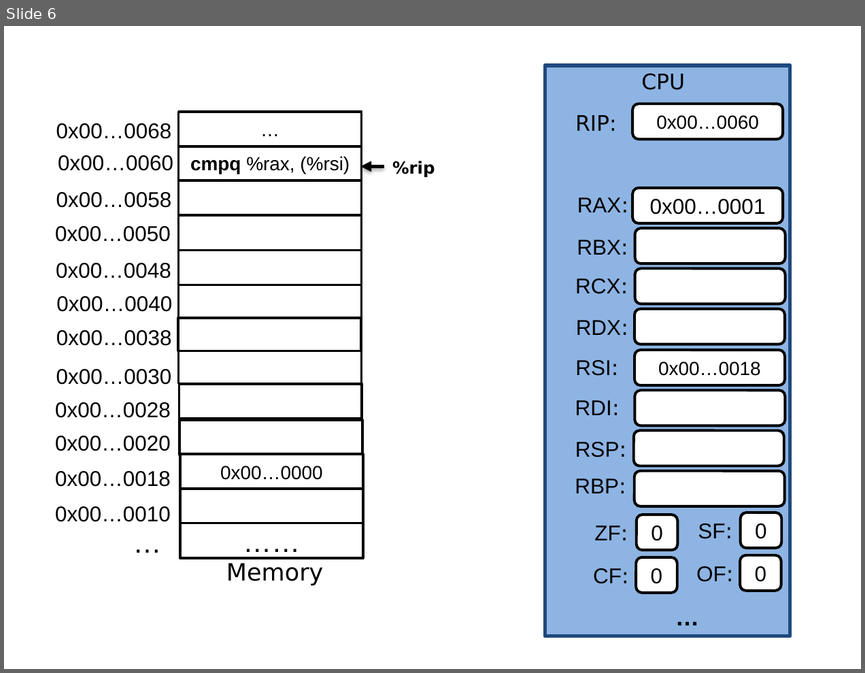
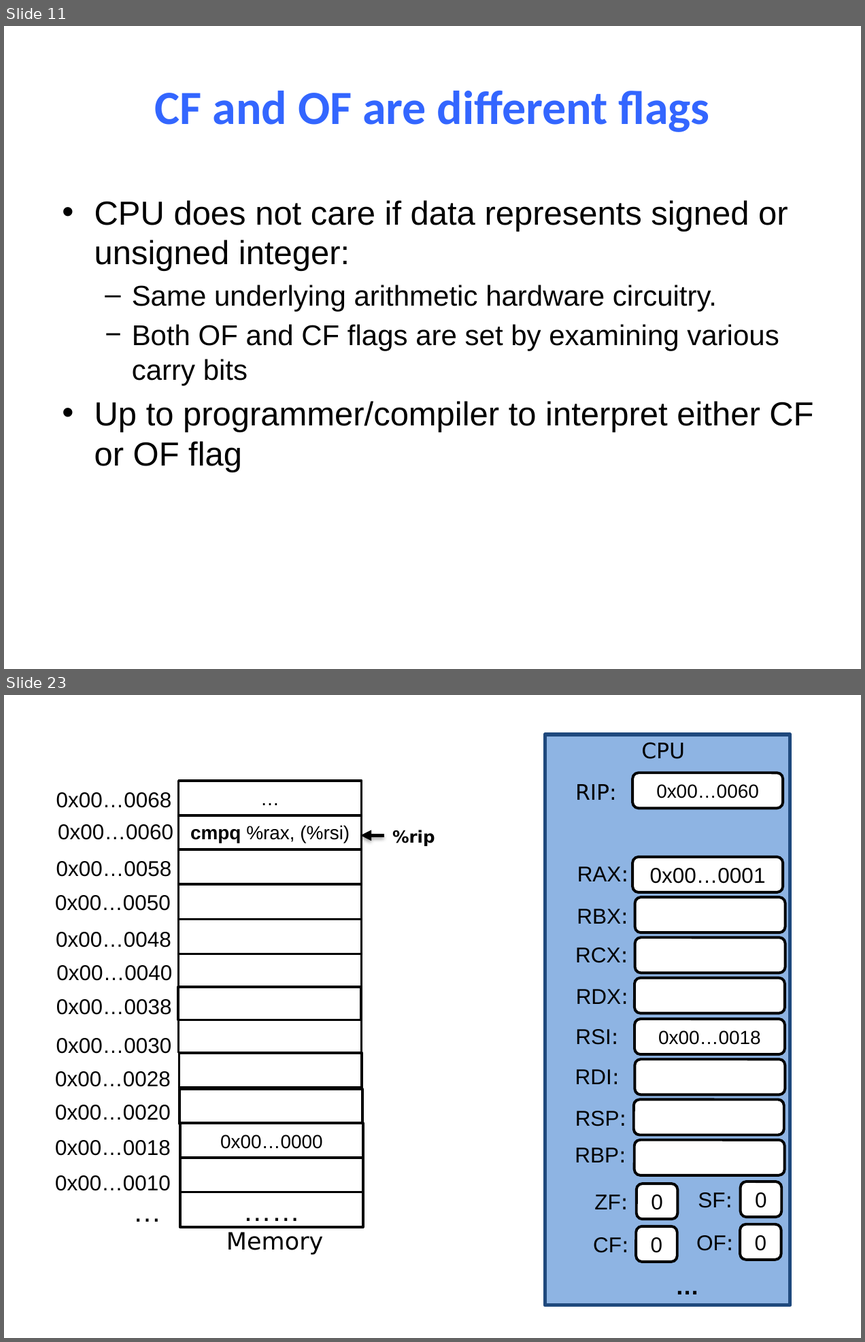
Before and after one commit to NYU-CSO/nyu-cso.github.io, a slide deck: notes/08-Machine_Control.pptx. Shown one above the other, each under a label of ours: slide 6 before the commit, slides 11 and 23 after it; the slides between them are not shown. The pictures are 865x673 and 865x1342 pixels, drawn with LibreOffice and Linux fonts; fonts in the diff are those of the drawing. Boxes give left, top, right and bottom in pixels: in the first picture for what was removed or moved away, otherwise in the second. Text is boxed around its words. In the diff, an @@ line names an element or a change of style, - is before the commit and + after.

```diff
--- a/notes/08-Machine_Control.pptx
+++ b/notes/08-Machine_Control.pptx
@@ slide 11 added at (x1=4, y1=26, x2=861, y2=669), background #FFFFFF @@
@@ title added at (x1=155, y1=91, x2=710, y2=132), 40 pt, text #3366FF, bold @@
+CF and OF are different flags
@@ text added at (x1=94, y1=200, x2=813, y2=472), 28 pt, text #000000 @@
+• CPU does not care if data represents signed or unsigned integer:
+  – Same underlying arithmetic hardware circuitry.
+  − Both OF and CF flags are set by examining various carry bits
+• Up to programmer/compiler to interpret either CF or OF flag
@@ what was slide 6 is now slide 23 @@
```
Also in this commit, not shown: 18 slides changed, 16 other slides added, 2 other files.
